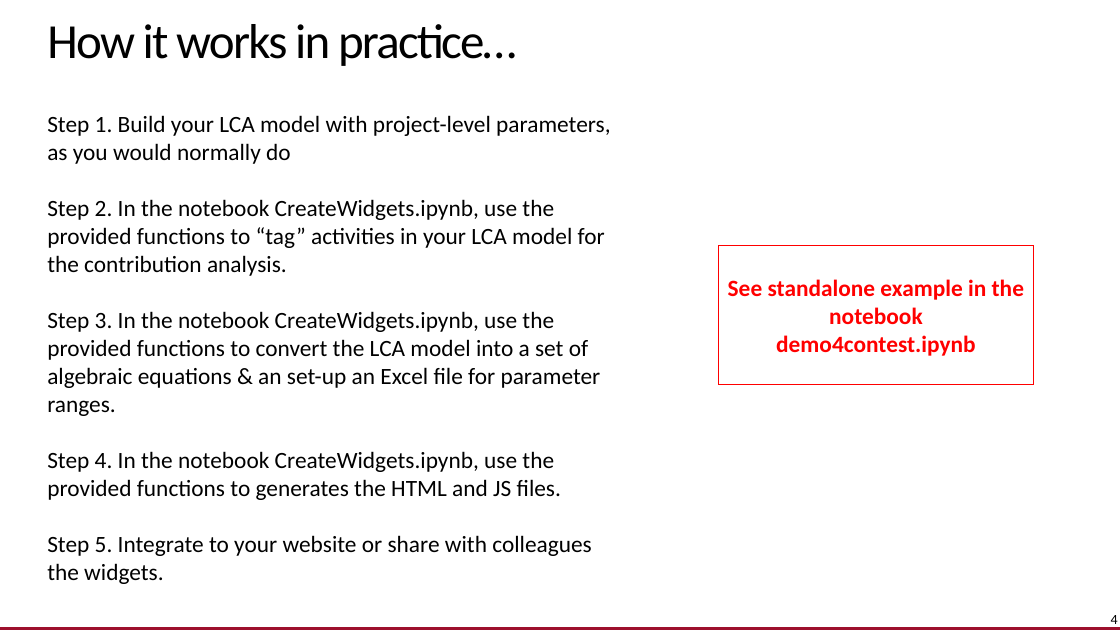
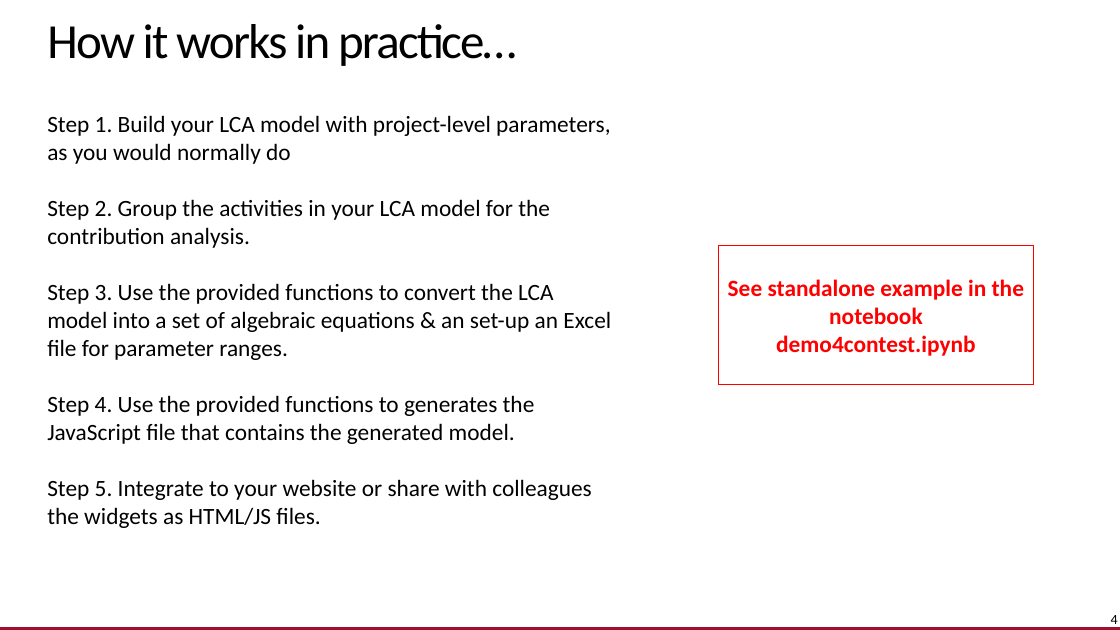
Before and after one commit to SLU-biochar/bw2-widgets, a slide deck: slide 4 of bw2widget-prez.pptx. Drawn at 1120x630 pixels with LibreOffice and Linux fonts; fonts in the diff are those of the drawing. Boxes give left, top, right and bottom in pixels: in the first picture for what was removed or moved away, otherwise in the second. Text is boxed around its words. In the diff, an @@ line names an element or a change of style, - is before the commit and + after.

```diff
--- a/bw2widget-prez.pptx
+++ b/bw2widget-prez.pptx
@@ text at [47,199,611,528]: text changed @@
-Step 2. In the notebook CreateWidgets.ipynb, use the provided functions to “tag” activities in your LCA model for the contribution analysis.
-Step 3. In the notebook CreateWidgets.ipynb, use the provided functions to convert the LCA model into a set of algebraic equations & an set-up an Excel file for parameter ranges.
-Step 4. In the notebook CreateWidgets.ipynb, use the provided functions to generates the HTML and JS files.
-Step 5. Integrate to your website or share with colleagues the widgets.
+Step 2. Group the activities in your LCA model for the contribution analysis.
+Step 3. Use the provided functions to convert the LCA model into a set of algebraic equations & an set-up an Excel file for parameter ranges.
+Step 4. Use the provided functions to generates the JavaScript file that contains the generated model.
+Step 5. Integrate to your website or share with colleagues the widgets as HTML/JS files.
```
Also in this commit, not shown: 2 other slides changed, 4 other files.
